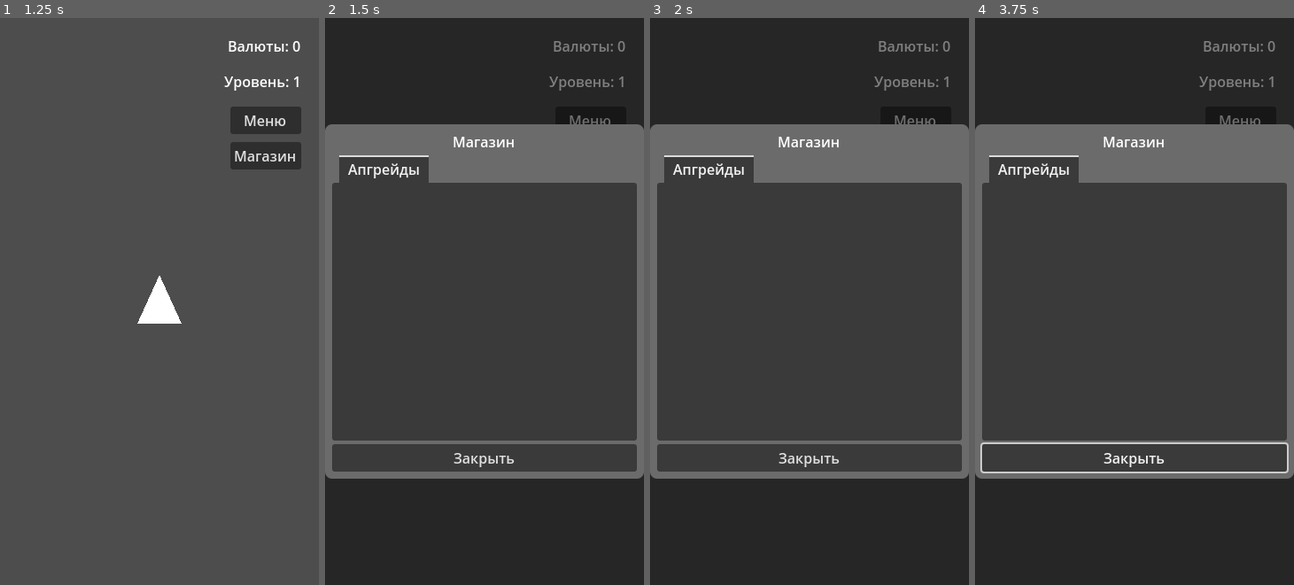
Above: before the commit, frames 1-4 (left to right).
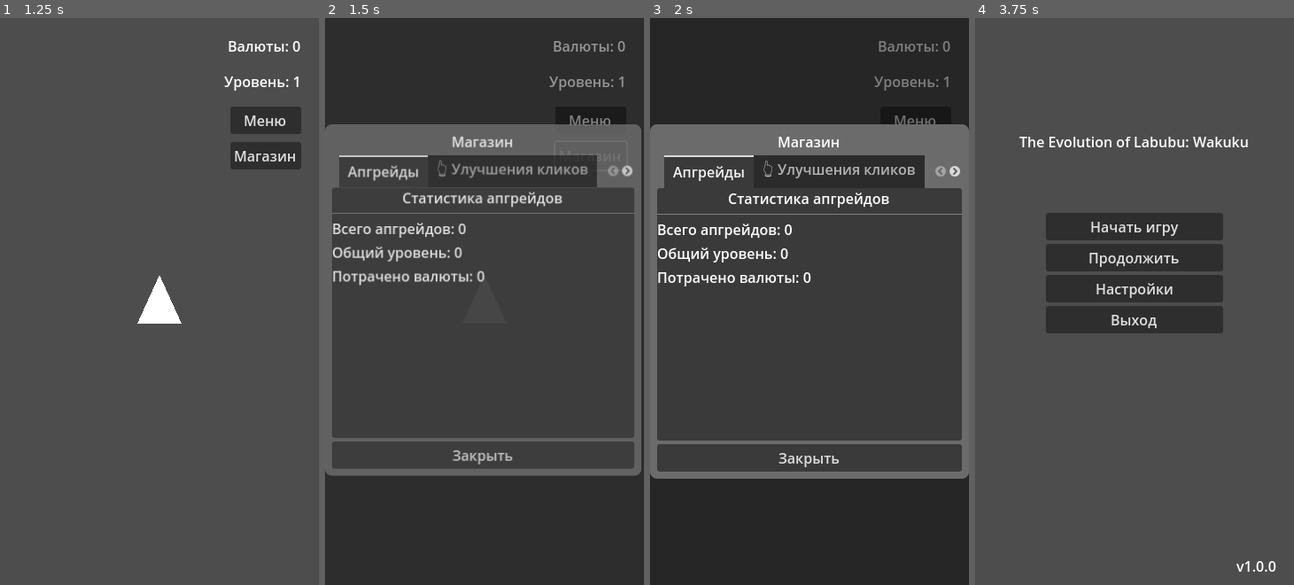
Above: after the commit, the same moments.

Repository: Common-ka/the-evolution-of-Labubu-Wakuku
Game: Godot game, scene res://scenes/main/main_menu.tscn
Same seed, same stepped clock (60 frames per second), same inputs: the game is played once before the commit and once after it.
Inputs:
- Up to frame 1 (1.25 s): click "Начать игру" at 0.5 s
- Up to frame 2 (1.5 s): click "Магазин" at 1.25 s
- Up to frame 3 (2 s): no input
- Up to frame 4 (3.75 s): click "Меню" at 2 s; click "Закрыть" at 2.75 s; click "Меню" at 3.5 s

Frame 1 is identical in both runs. In frame 2, 8.2% of the frame differs, in the area x 0-100%, y 18-82%; in frame 3, 4.7%; in frame 4, 51%, in the area x 0-100%, y 0-100%.
Error before the commit: Parse Error: Identifier "list_container" not declared in the current scope. (res://scripts/ui/shop_panel.gd:261)

Commit message:
fix: resolve list_container scope error in shop_panel.gd - remove unused list_container.add_child() call - change _render_upgrade_item to return Control instead of void - properly add upgrade items to container in _render_items

Diff:
--- a/scenes/ui/shop_panel.tscn
+++ b/scenes/ui/shop_panel.tscn
@@ -73,7 +73,6 @@
 current_tab = 0
 
 [node name="Апгрейды" type="VBoxContainer" parent="Panel/Margin/VBox/TabContainer"]
-visible = false
 layout_mode = 2
 metadata/_tab_index = 0
 
--- a/scripts/ui/shop_panel.gd
+++ b/scripts/ui/shop_panel.gd
@@ -194,7 +194,8 @@
 
 	# Рендерим апгрейды
 	for upg_id in category_upgrades:
-		_render_upgrade_item(upg_id, upgrades[upg_id], category_data)
+		var upgrade_item = _render_upgrade_item(upg_id, upgrades[upg_id], category_data)
+		list_container.add_child(upgrade_item)
 
 func _get_upgrades_by_category(category_id: String) -> Array:
 	var result: Array = []
@@ -204,7 +205,7 @@
 			result.append(upg_id)
 	return result
 
-func _render_upgrade_item(upg_id: String, data: Dictionary, category_data: Dictionary) -> void:
+func _render_upgrade_item(upg_id: String, data: Dictionary, category_data: Dictionary) -> Control:
 	var h := HBoxContainer.new()
 	h.custom_minimum_size = Vector2(0, 40)
 	h.size_flags_horizontal = Control.SIZE_EXPAND_FILL
@@ -258,7 +259,8 @@
 	_setup_button_animations(buy)
 
 	h.add_child(buy)
-	list_container.add_child(h)
+
+	return h
 
 func _render_upgrade_stats() -> void:
 	for child in upgrade_stats_container.get_children():
